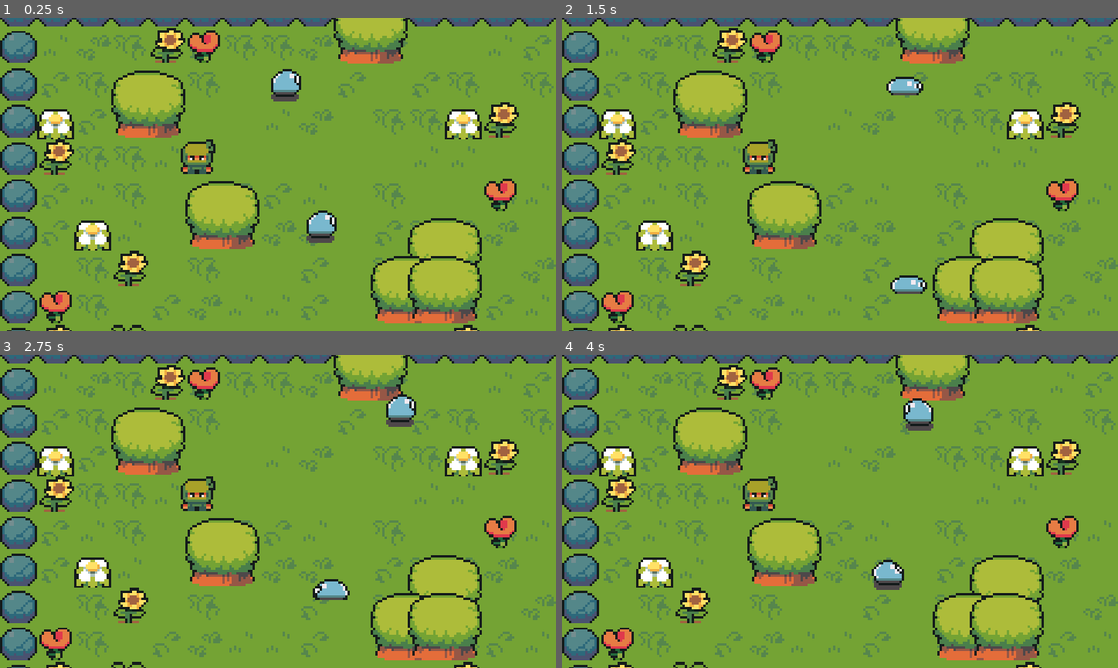
Above: before the commit, frames 1-4 (two rows, left to right).
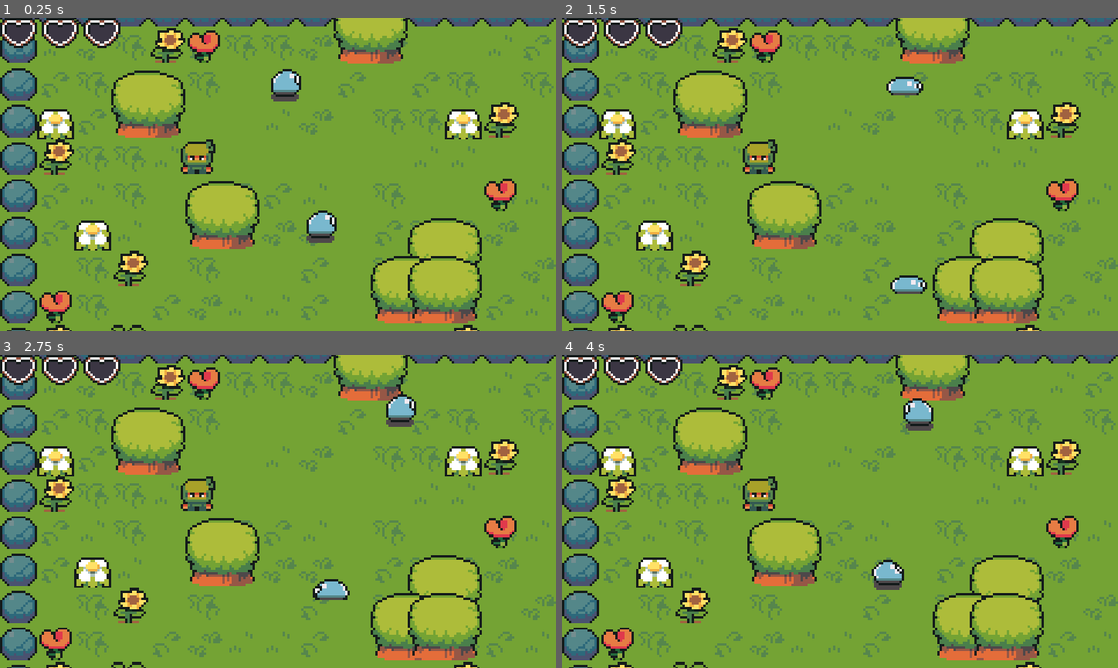
Above: after the commit, the same moments.

Repository: Fcatilizer/ARPG
Game: Godot game, scene res://scenes/world.tscn
Same seed, same stepped clock (60 frames per second), same inputs: the game is played once before the commit and once after it.
Inputs:
- Up to frame 1 (0.25 s): no input
- Up to frame 2 (1.5 s): no input
- Up to frame 3 (2.75 s): no input
- Up to frame 4 (4 s): no input

The runs differ from the first frame. In frame 1, 1.5% of the frame differs, in the area x 0-22%, y 0-10%; in frame 2, 1.5%; in frame 3, 1.5%; in frame 4, 1.5%.

Commit message:
added hearts

Diff:
--- /dev/null
+++ b/gui/heart_gui.tscn
@@ -0,0 +1,15 @@
+[gd_scene load_steps=2 format=3 uid="uid://cfteyo37dyikr"]
+
+[ext_resource type="Texture2D" uid="uid://bc252qlli4ftq" path="res://art/heart.png" id="1_ecl6c"]
+
+[node name="heartGui" type="Panel"]
+self_modulate = Color(1, 1, 1, 0)
+custom_minimum_size = Vector2(16, 13)
+offset_right = 16.0
+offset_bottom = 13.0
+
+[node name="Sprite2D" type="Sprite2D" parent="."]
+position = Vector2(0, -2)
+texture = ExtResource("1_ecl6c")
+centered = false
+hframes = 5
--- /dev/null
+++ b/gui/hearts_container.tscn
@@ -0,0 +1,17 @@
+[gd_scene load_steps=2 format=3 uid="uid://dyi16lbxhbiwf"]
+
+[ext_resource type="PackedScene" uid="uid://cfteyo37dyikr" path="res://gui/heart_gui.tscn" id="1_revp7"]
+
+[node name="heartsContainer" type="HBoxContainer"]
+offset_right = 40.0
+offset_bottom = 40.0
+theme_override_constants/separation = 2
+
+[node name="heartGui" parent="." instance=ExtResource("1_revp7")]
+layout_mode = 2
+
+[node name="heartGui2" parent="." instance=ExtResource("1_revp7")]
+layout_mode = 2
+
+[node name="heartGui3" parent="." instance=ExtResource("1_revp7")]
+layout_mode = 2
--- a/player/player.tscn
+++ b/player/player.tscn
@@ -5,9 +5,14 @@
 [sub_resource type="GDScript" id="GDScript_7ykb8"]
 script/source = "extends CharacterBody2D
 
+class_name Player
+
 @export var speed: int =  85
 @onready var animations = $AnimationPlayer
+@onready var hurtColor = $Sprite2D/ColorRect
 
+@export var maxHealth = 3
+@onready var currentHealth: int = maxHealth
 
 func handleInput():
 	var moveDirection = Input.get_vector(\"ui_left\", \"ui_right\",\"ui_up\", \"ui_down\")
@@ -40,7 +45,11 @@
 
 func _on_hurt_box_area_entered(area):
 	if area.name == \"hitBox\":
-		print_debug(area.get_parent().name)
+		currentHealth -= 1
+		if currentHealth < 0:
+			currentHealth = maxHealth
+
+		print_debug(currentHealth)
 "
 
 [sub_resource type="Animation" id="Animation_rtkdi"]
--- a/scenes/world.tscn
+++ b/scenes/world.tscn
@@ -7,6 +7,7 @@
 [ext_resource type="Texture2D" uid="uid://b438ysxwmwmue" path="res://art/small flowers.png" id="4_3qf0p"]
 [ext_resource type="PackedScene" uid="uid://c7ts04vuytfa0" path="res://enemies/slime.tscn" id="5_aoyqh"]
 [ext_resource type="Script" path="res://camera/follow cam.gd" id="5_qlw6h"]
+[ext_resource type="PackedScene" uid="uid://dyi16lbxhbiwf" path="res://gui/hearts_container.tscn" id="8_oubir"]
 
 [sub_resource type="TileSetAtlasSource" id="TileSetAtlasSource_nc8bn"]
 texture = ExtResource("1_a0tiw")
@@ -2803,3 +2804,7 @@
 
 [node name="Marker2D" type="Marker2D" parent="TileMap/slime2"]
 position = Vector2(58, -6)
+
+[node name="CanvasLayer" type="CanvasLayer" parent="."]
+
+[node name="heartsContainer" parent="CanvasLayer" instance=ExtResource("8_oubir")]
Binary file added: art/heart.png
Not shown, added: art/heart.png.import
Not shown: 1 places in scenes/world.tscn that only renumber resources
